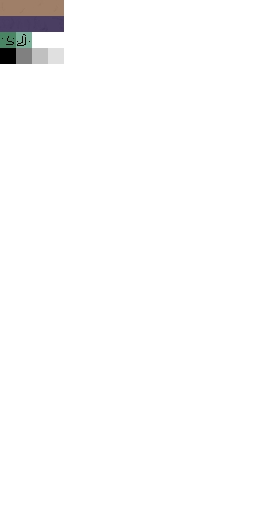
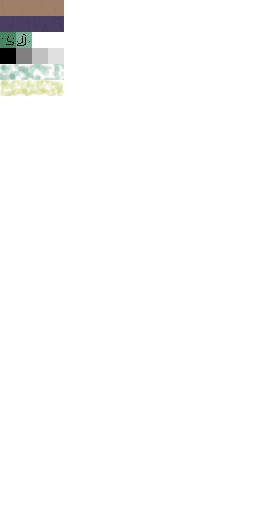
Two versions of the same layered image (256px x 512px). Layer-by-layer changes:
painted on "background" over [0, 64, 64, 96]
